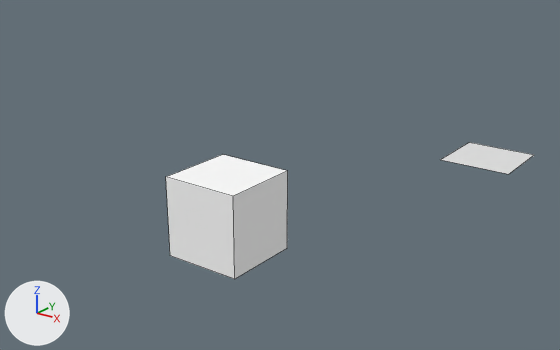
A saved change to the Blender file mat.blend.
One viewpoint serves both versions: a 50 mm camera at (11.05, -12.89, 7.2) aimed at (0.03, 2.0, 0.39). Every picture has the same lights, and +X, +Y and +Z are marked at lower left. Mesh edges are drawn as thin lines.
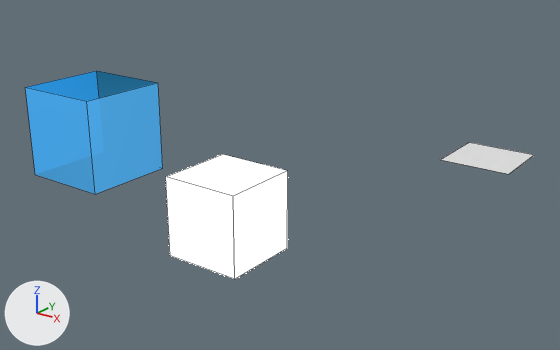
Diff of the bpy script that builds the scene:
```diff
--- a/mat.blend.py
+++ b/mat.blend.py
@@ mat_whitelight @@
+mat_whitelight = emission_material('WhiteLight')
+mat_whitelight.base_color = (1.0, 1.0, 1.0)  # white #ffffff
+mat_whitelight.strength = 10.0
@@ mat_transparentblue @@
+mat_transparentblue = bpy.data.materials.new('TransparentBlue')
+# nodes: BsdfTransparent, Emission, LayerWeight, Math, MixShader, OutputMaterial
+# colours: blue #50a9e7, cyan #7ae2ff
@@ me_cube @@
 me_cube.from_pydata(...)  # 8 vertices, 6 faces; spans x -1.0..1.0, y -1.0..1.0, z -1.0..1.0
-me_cube.materials.append(mat_white)  # white #ffffff
+me_cube.materials.append(mat_whitelight)  # white #ffffff
@@ me_cube_002 @@
+me_cube_002.from_pydata(...)  # a box spanning x -1.0..1.0, y -1.0..1.0, z -1.0..1.0
+me_cube_002.materials.append(mat_transparentblue)
@@ ob_cube_001 @@
+ob_cube_001 = bpy.data.objects.new('Cube.001', me_cube_002)
+ob_cube_001.location = (-2.08, -2.0, 2.2)
```

What differs and where, as boxes (x1, y1, x2, y2) in the pictures (560 x 350 px):
'Cube.001', added
    after: (25, 71, 163, 194)
'Cube', recoloured
    both: (166, 154, 288, 279)
